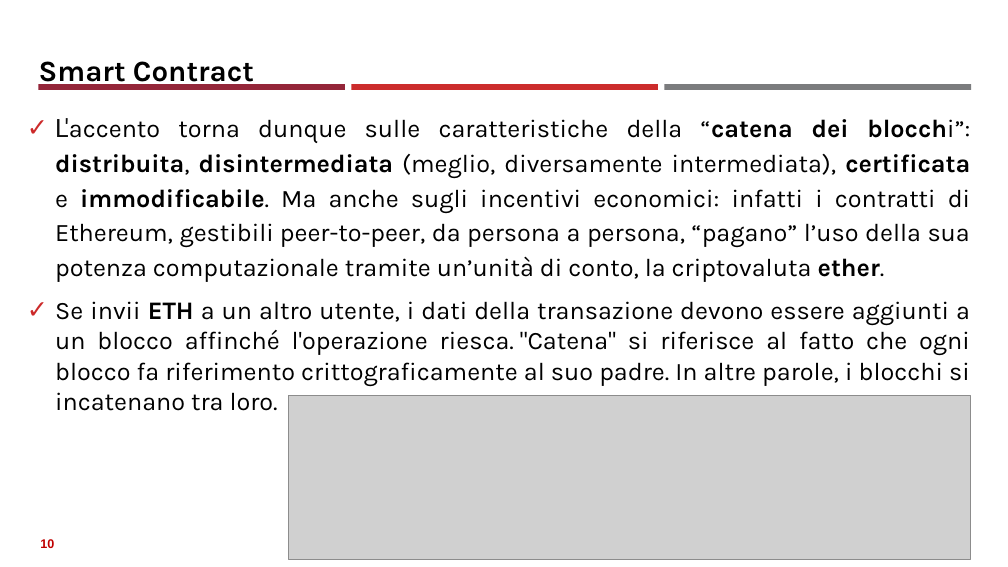
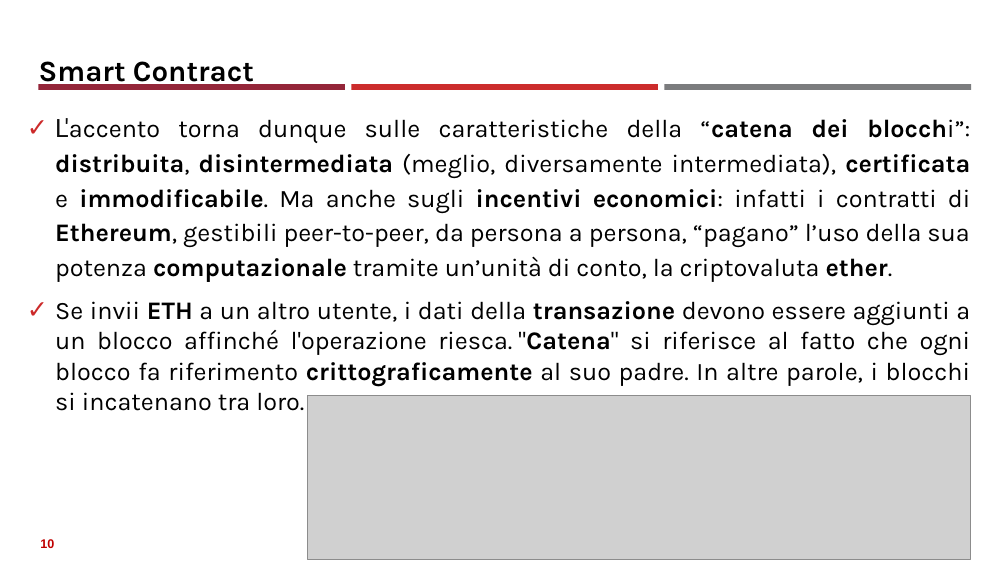
Before and after one commit to neural1977/data_science_interview_material, a slide deck: slide 10 of Assicurazioni/Smart Contract_ita.pptx. Drawn at 1008x567 pixels with LibreOffice and Linux fonts; fonts in the diff are those of the drawing; grey boxes stand for pictures. Boxes give left, top, right and bottom in pixels: in the first picture for what was removed or moved away, otherwise in the second. Text is boxed around its words. In the diff, an @@ line names an element or a change of style, - is before the commit and + after.

```diff
--- a/Assicurazioni/Smart Contract_ita.pptx
+++ b/Assicurazioni/Smart Contract_ita.pptx
@@ text "L'accento torna dunque sulle caratteristiche ..." at [55, 118, 971, 411]: bold on in "incentivi economici: Ethereum, computazionale", "transazione "Catena" crittograficamente" @@
@@ picture: place and size @@
-picture at [289, 395, 971, 559]
+picture at [307, 395, 970, 559]
```
Also in this commit, not shown: 11 other slides changed, 6 slides added, 2 other files.
